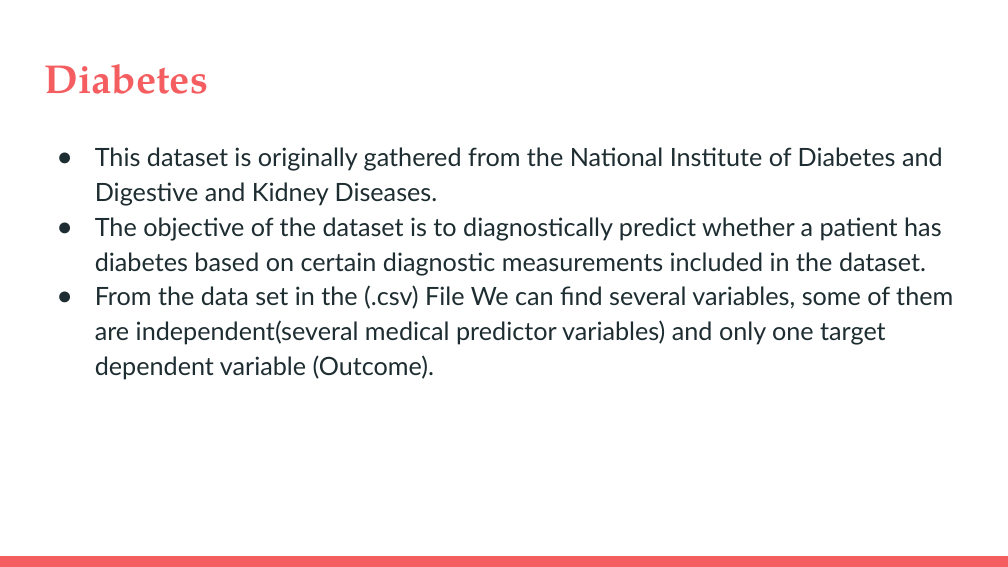
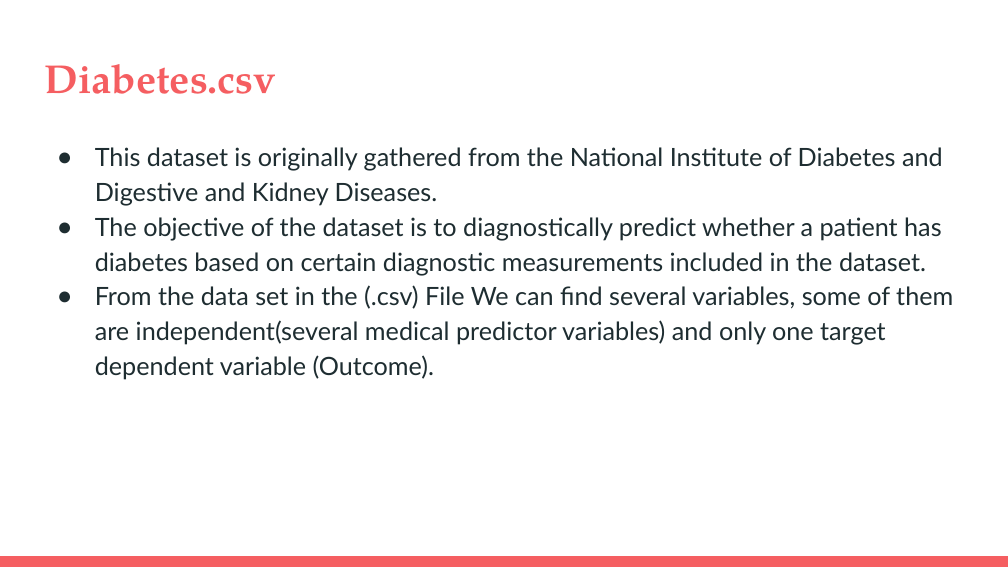
Before and after one commit to TrentNation/Data-Mining-Project-UG14, a slide deck: slide 11 of k-Nearest Neighbors (k-NN) Classification _ Regression.pptx (slide 10 before the commit). Drawn at 1008x567 pixels with LibreOffice and Linux fonts; fonts in the diff are those of the drawing. Boxes give left, top, right and bottom in pixels: in the first picture for what was removed or moved away, otherwise in the second. Text is boxed around its words. In the diff, an @@ line names an element or a change of style, - is before the commit and + after.

```diff
--- a/k-Nearest Neighbors (k-NN) Classification _ Regression.pptx
+++ b/k-Nearest Neighbors (k-NN) Classification _ Regression.pptx
@@ title at box(44, 64, 276, 94): text changed @@
-Diabetes
+Diabetes.csv
```
Also in this commit, not shown: 4 other slides changed, 7 slides added.
